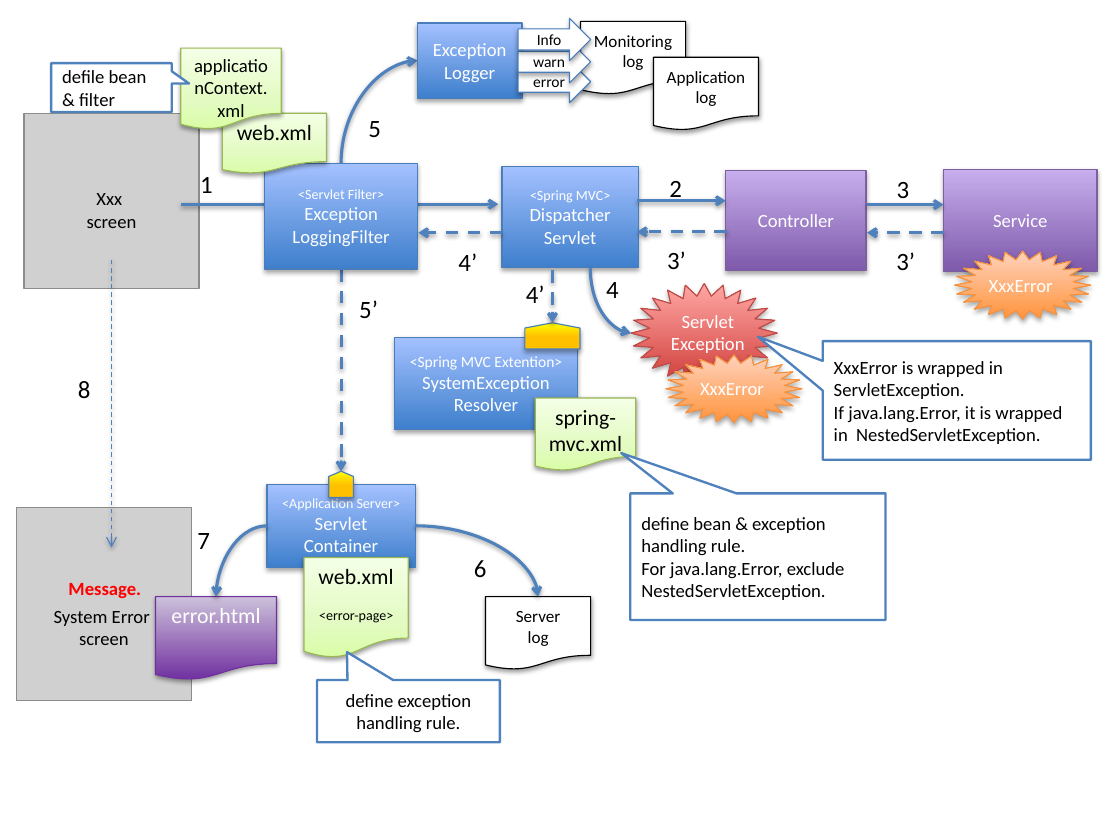
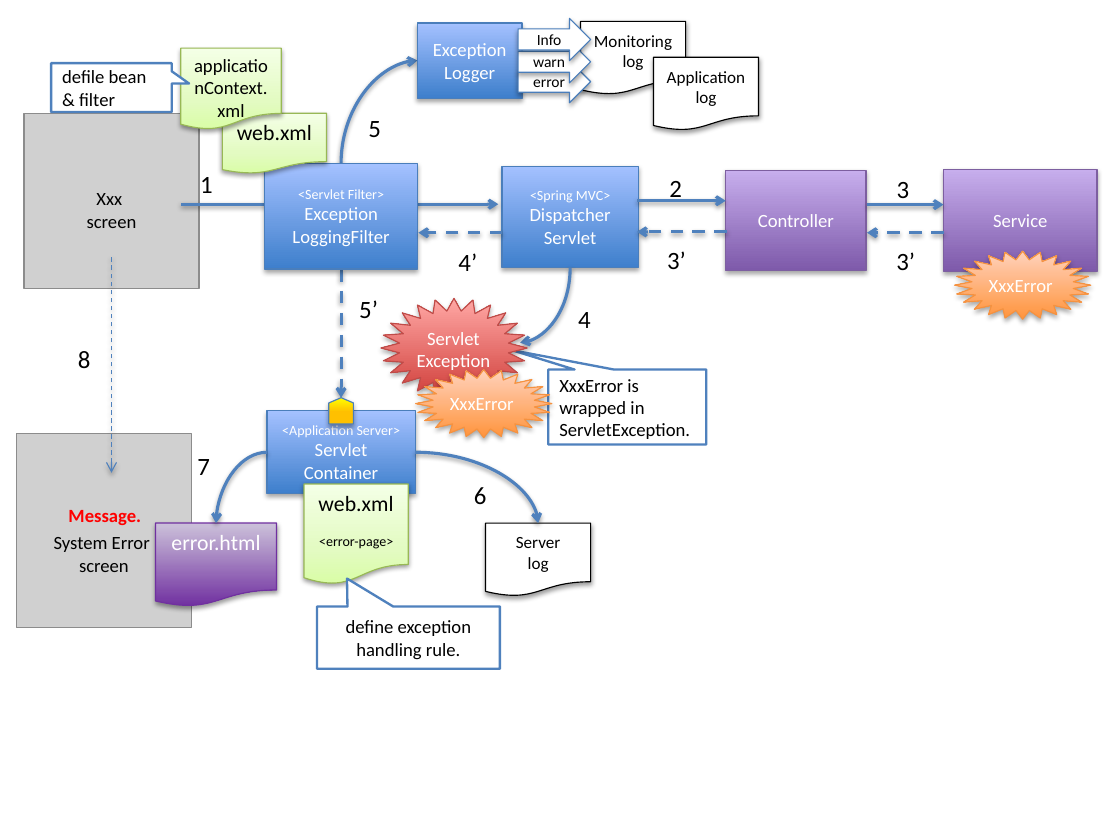
Before and after one commit to mochaMM/guideline, a slide deck: slide 12 of source/ArchitectureInDetail/WebApplicationDetail/images_ExceptionHandling/materialExceptionHandling.pptx. Drawn at 1120x840 pixels with LibreOffice and Linux fonts; fonts in the diff are those of the drawing; grey boxes stand for pictures. Boxes give left, top, right and bottom in pixels: in the first picture for what was removed or moved away, otherwise in the second. Text is boxed around its words. In the diff, an @@ line names an element or a change of style, - is before the commit and + after.

```diff
--- a/source/ArchitectureInDetail/WebApplicationDetail/images_ExceptionHandling/materialExceptionHandling.pptx
+++ b/source/ArchitectureInDetail/WebApplicationDetail/images_ExceptionHandling/materialExceptionHandling.pptx
@@ arrow moved from (112, 548) - (112, 256) to (112, 473) - (112, 256) @@
@@ arrow moved from (342, 269) - (342, 472) to (342, 269) - (342, 398) @@
@@ curved arrow moved from (590, 268) - (631, 334) to (570, 268) - (520, 343) @@
@@ text removed at [526, 285, 545, 303] @@
-4’
@@ arrow removed from (552, 270) to (552, 323) @@
@@ text "4": place and size @@
-text "4" at [606, 282, 619, 298]
+text "4" at [578, 312, 591, 328]
@@ text "Servlet": place and size @@
-text "Servlet" at [671, 315, 745, 356]
+text "Servlet" at [417, 332, 491, 373]
@@ flow chart offpage connector removed at [525, 323, 580, 348] @@
@@ text "8": place and size @@
-text "8" at [78, 381, 91, 398]
+text "8" at [78, 351, 91, 368]
@@ rectangle removed at [394, 337, 577, 430] @@
-<Spring MVC Extention>
-SystemException
-Resolver
@@ 2 stars, 1 text: place and size @@
-2 stars, 1 text at [631, 283, 803, 423]
+2 stars, 1 text at [381, 298, 552, 438]
@@ speech box "XxxError is wrapped in ServletException.": place and size @@
-speech box "XxxError is wrapped in ServletException." at [823, 342, 1091, 460]
+speech box "XxxError is wrapped in ServletException." at [549, 370, 707, 445]
@@ speech box "XxxError is wrapped in ServletException." at [549, 370, 707, 445]: proportions changed @@
@@ flow chart document removed at [535, 398, 636, 470] @@
-spring-mvc.xml
@@ text in speech box at [834, 406, 1062, 444]: paragraph removed @@
-If java.lang.Error, it is wrapped in NestedServletException.
@@ 4 texts, 3 flow chart documents, 2 curved arrows, 1 picture, 1 rectangle, 1 speech box, 1 flow chart offpage connector: place and size @@
-4 texts, 3 flow chart documents, 2 curved arrows, 1 picture, 1 rectangle, 1 speech box, 1 flow chart offpage connector at [17, 472, 591, 743]
+4 texts, 3 flow chart documents, 2 curved arrows, 1 picture, 1 rectangle, 1 speech box, 1 flow chart offpage connector at [17, 398, 591, 670]
@@ speech box removed at [631, 494, 886, 620] @@
-define bean & exception handling rule.
-For java.lang.Error, exclude NestedServletException.
```
Also in this commit, not shown: 1 other slide changed, 2 other files.
